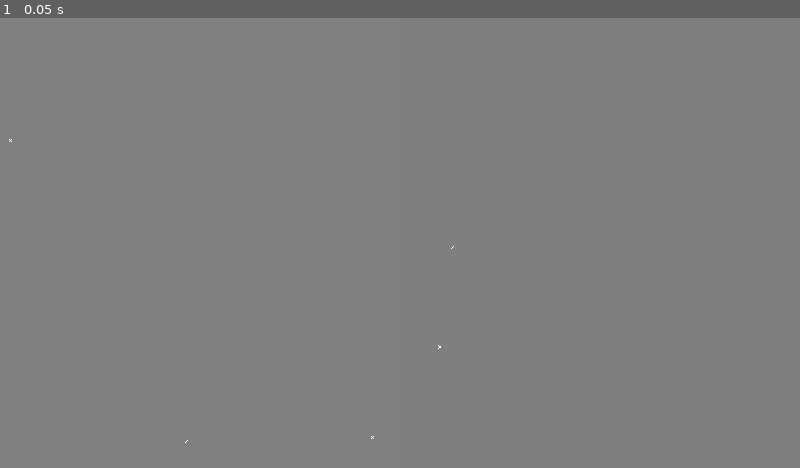
Above: before the commit, frame 1.
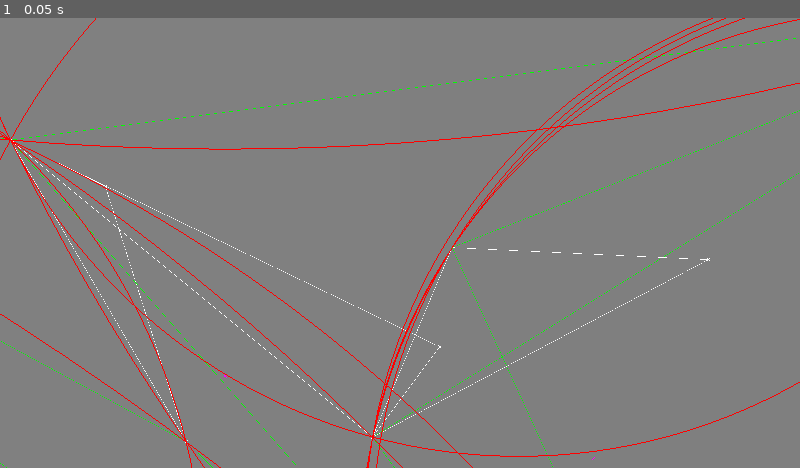
Above: after the commit, the same moment.

Repository: maciulex/First-game-in-godot
Game: Godot game, scene res://minigames/provinces_ripoff/main/main_game.tscn
Two runs of this game, one before a commit and one after it. Both use one fixed random seed, a clock stepped at 60 frames per second and the inputs below.
Inputs:
- Up to frame 1 (0.05 s): no input

The runs differ from the first frame. In frame 1, 2.1% of the frame differs, in the area x 0-100%, y 0-100%.

Commit message:
vornoi diagram to debug

Diff:
--- /dev/null
+++ b/minigames/provinces_ripoff/main/Circle.gd
@@ -0,0 +1,26 @@
+extends Node2D
+
+var center : Vector2 = Vector2(0,0);
+var radius : int = 0;
+
+func draw_circle_arc(center, radius, angle_from, angle_to, color):
+	var nb_points = 2048
+	var points_arc = [];
+
+	for i in range(nb_points + 1):
+		var angle_point = deg_to_rad(angle_from + i * (angle_to-angle_from) / nb_points - 90)
+		points_arc.append(center + Vector2(cos(angle_point), sin(angle_point)) * radius)
+
+	for index_point in range(nb_points):
+		draw_line(points_arc[index_point], points_arc[index_point + 1], color)
+
+func _draw():
+	var angle_from = 0
+	var angle_to = 360
+	var color = Color(1.0, 0.0, 0.0)
+	draw_circle_arc(center, radius, angle_from, angle_to, color)
+
+func update(centeri, radiusi):
+	center = centeri;
+	radius = radiusi;
+	_draw();
--- a/minigames/provinces_ripoff/main/main_game.gd
+++ b/minigames/provinces_ripoff/main/main_game.gd
@@ -2,7 +2,7 @@
 
 var GlobalData;
 
-var AMOUNT_OF_POINTS : int = 5;
+var AMOUNT_OF_POINTS : int = 7;
 var BOARD_SIZE : Vector2;
 var MARGIN_FOR_POINTS = 20;
 var POINTS_MINIMUM_DISTANCE = 90;
@@ -19,6 +19,10 @@
 	var lines  : Array = [];
 	var centerPoint : int;
 
+func drawCircle(s, r):
+	var circle_inst = $Circle.duplicate();
+	circle_inst.update(s,r);
+	$Circles.add_child(circle_inst);
 
 func drawCross(point : Vector2, color : Color = Color(255,255,255)):
 	var insta_pointNode = pointNode.instantiate();
@@ -91,20 +95,22 @@
 	line.default_color = color;
 	$Lines.add_child(line);
 
-func isOnEdgeOfCircle(point, S, r) -> CirclePosition:
+func isOnEdgeOfCircle(point : Vector2, S : Vector2, r) -> CirclePosition:
 	#(point.x*point.x) + (point.y*point.y) - 2*(S.x*point.x)-2*(S.y*point.y)
 	var res = pow(point.x - S.x,2) + pow(point.y-S.y,2);
 	print(res, " | ", r, " | ", res - r)
+	r = r*r
+	#print(r, " | ",res)
 
 	if res == r:
 		drawCross(point, Color(144,50,144));
-		print("edge fund")
+		#print("edge fund")
 		return CirclePosition.ON_EDGE;
 	if (res < r):
 		return CirclePosition.INSIDE
 	return CirclePosition.OUTSIDE
 
-func makeSuperTriangle():
+func getBigTriangle():
 	var H = 2500;
 	var A = 4000;
 	var margin = 40
@@ -120,7 +126,11 @@
 		A/2,
 		2500+margin
 	)
-	triangles.append([a,b,c]);
+	return[a,b,c];
+
+func makeSuperTriangle():
+
+	triangles.append(getBigTriangle());
 	#var monitor_center = Vector2(1920/2, 1080/2);
 	#drawLine(monitor_center, a);
 	#drawLine(monitor_center, b);
@@ -133,16 +143,20 @@
 		return true;
 	return false;
 
+func get_distanced(point1, point2):
+	#print(point1, point2);
+	return sqrt(
+		(( point2.x - point1.x) * (point2.x - point1.x)) +
+		(( point2.y - point1.y) * (point2.y - point1.y))
+	)
+
 func getTriangleCircumcenterRadius(triangle):
-	var a = triangle[0]
-	var b = triangle[1]
-	var c = triangle[2]
-
-	var r = (a*b*c) / (
-					(a+b+c)*(b+c-a)*
-					(c+a-b)*(a+b-c)
-				);
-
+	var a = get_distanced(triangle[0], triangle[1])
+	var b = get_distanced(triangle[1], triangle[2])
+	var c = get_distanced(triangle[2], triangle[0])
+	#print(a ," || ", b," || ",c)
+	var r = (a*b*c) / sqrt((a+b+c)*(b+c-a)*(c+a-b)*(a+b-c));
+	#print("..",r,"..")
 	return r;
 
 
@@ -176,19 +190,89 @@
 
 	var x = (efg[1]*abc[2] - abc[1]*efg[2])/deter;
 	var y = (abc[0]*efg[2] - efg[0]*abc[2])/deter;
-	print("crc: ", x, ":",y);
-	return [x,y];
+	return Vector2(x,y);
+
+func triangleEquality(t1, t2):
+	if (t1[0] == t2[0] && t1[1] == t2[1] && t1[2] == t2[2]):
+		return true;
+	return false;
+
+func fundTriantgleIndex(triangle):
+	var counter = 0;
+	for tri in triangles:
+		if triangleEquality(tri, triangle):
+			return counter;
+		counter += 1;
+		pass;
+
 
 func triangulation():
 	makeSuperTriangle();
 	for i in range(AMOUNT_OF_POINTS):
-		var badTriangles : Array;
+		var badTriangles : Array = [];
 		for triangle in triangles:
 			var S = getTriangleCircumcenterCenter(triangle);
+			drawCross(S, Color(255,0,255))
 			var R = getTriangleCircumcenterRadius(triangle);
-			print("r: ", R)
-			pass;
-
+			drawCircle(S,R)
+			drawLine(triangle[0], triangle[1], Color(0,255,0));
+			drawLine(triangle[1], triangle[2], Color(0,255,0));
+			drawLine(triangle[0], triangle[2], Color(0,255,0));
+
+			print("outside: ", isOnEdgeOfCircle(points[i], S, R), ", " ,points[i], ", ", S, ", ", R);
+			if (isOnEdgeOfCircle(points[i], S, R) == CirclePosition.INSIDE):
+				print("inside")
+				badTriangles.append(triangle);
+				break;
+		var polygon = [];
+		print("here ", badTriangles)
+		for triangle in badTriangles:
+			var edges = [false, false, false];
+			for t2 in badTriangles:
+				if (triangleEquality(t2, triangle)):
+					continue;
+				if (t2[0] == triangle[0] && t2[1] == triangle[1]):
+					edges[0] = true;
+				if (t2[1] == triangle[1] && t2[2] == triangle[2]):
+					edges[1] = true;
+				if (t2[2] == triangle[2] && t2[0] == triangle[0]):
+					edges[2] = true;
+			if (!edges[0]):
+				polygon.append([triangle[0], triangle[1]]);
+			if (!edges[1]):
+				polygon.append([triangle[1], triangle[2]]);
+			if (!edges[2]):
+				polygon.append([triangle[2], triangle[0]]);
+		print("poly",polygon)
+		for triangle in badTriangles:
+			var index = fundTriantgleIndex(triangle)
+			triangles.remove_at(index);
+
+		for edge in polygon:
+			var newTriangle = [
+				points[i],
+				Vector2(edge[1]),
+				Vector2(edge[0])
+			]
+			triangles.append(newTriangle);
+
+	var oryginalSuper =  getBigTriangle();
+	removeWithSuper(oryginalSuper);
+
+	for tri in triangles:
+		drawLine(tri[0], tri[1]);
+		drawLine(tri[1], tri[2]);
+		drawLine(tri[2], tri[0]);
+
+func removeWithSuper(oryginalSuper):
+	for tri in triangles:
+		if (tri[0] == oryginalSuper[0] || tri[0] == oryginalSuper[1] || tri[0] == oryginalSuper[2] ||
+			tri[1] == oryginalSuper[0] || tri[1] == oryginalSuper[1] || tri[1] == oryginalSuper[2] ||
+			tri[2] == oryginalSuper[0] || tri[2] == oryginalSuper[1] || tri[2] == oryginalSuper[2]
+			):
+			var index = fundTriantgleIndex(tri)
+			triangles.remove_at(index);
+			return removeWithSuper(oryginalSuper);
 
 func drawLines(point):
 	var donePoints : Array = [];
--- a/minigames/provinces_ripoff/main/main_game.tscn
+++ b/minigames/provinces_ripoff/main/main_game.tscn
@@ -1,6 +1,7 @@
-[gd_scene load_steps=4 format=3 uid="uid://78b6ek4wkifd"]
+[gd_scene load_steps=5 format=3 uid="uid://78b6ek4wkifd"]
 
 [ext_resource type="Script" path="res://minigames/provinces_ripoff/main/main_game.gd" id="1_lduqf"]
+[ext_resource type="Script" path="res://minigames/provinces_ripoff/main/Circle.gd" id="2_0nun3"]
 
 [sub_resource type="Gradient" id="Gradient_f0skw"]
 
@@ -28,3 +29,8 @@
 width = 1.0
 
 [node name="Lines" type="Node2D" parent="."]
+
+[node name="Circle" type="Node2D" parent="."]
+script = ExtResource("2_0nun3")
+
+[node name="Circles" type="Node2D" parent="."]
